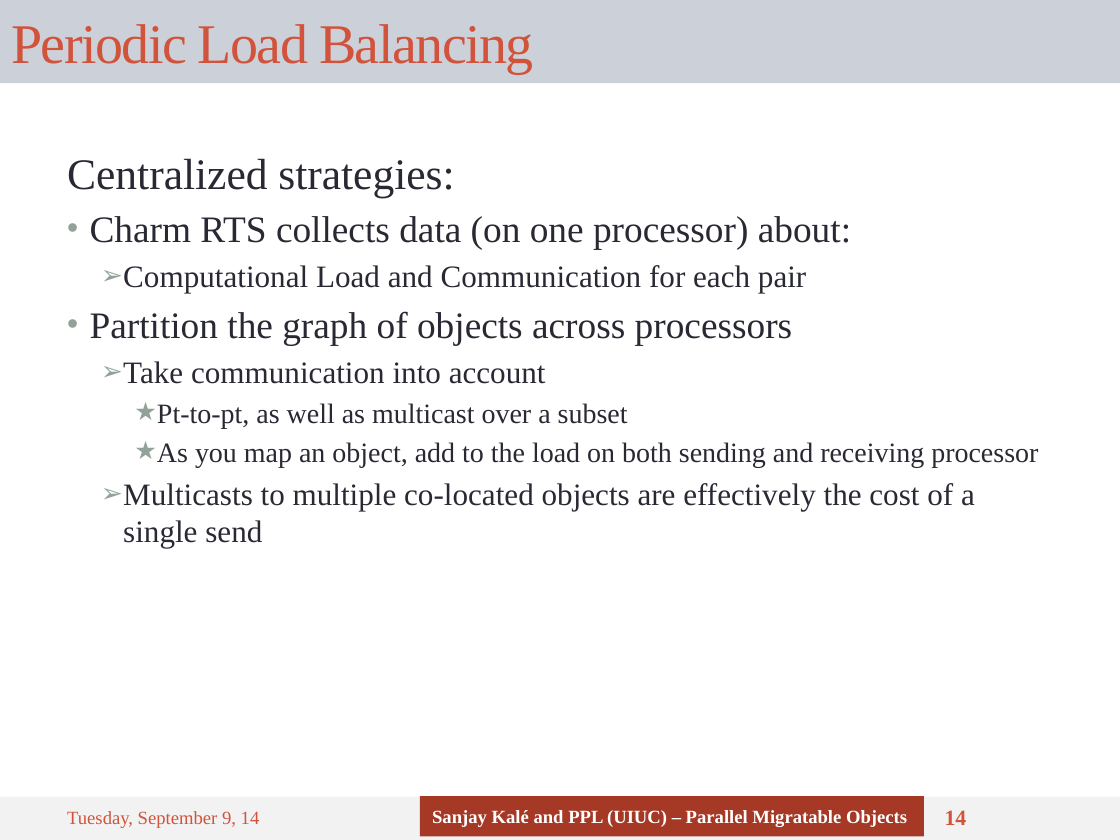
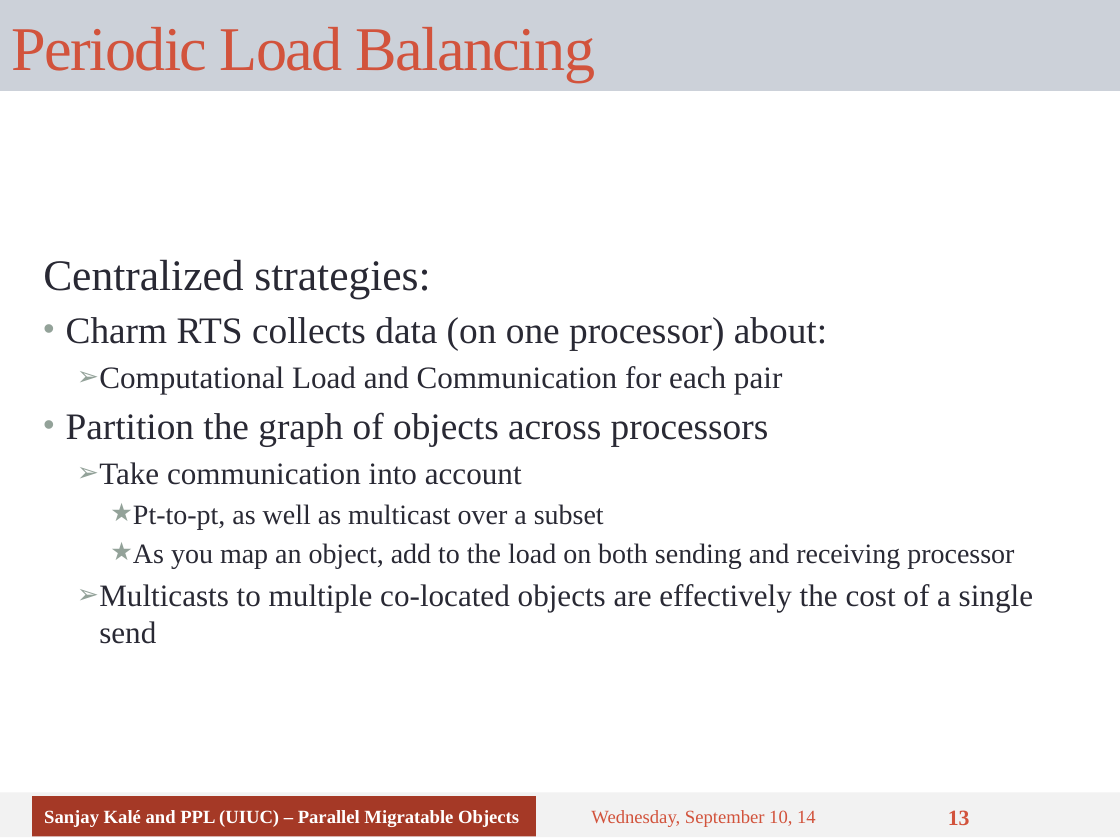
Before and after one commit to UIUC-PPL/charm_tutorial, a slide deck: slide 13 of tutorial-10-load_balancing.pptx (slide 14 before the commit). Drawn at 1120x840 pixels with LibreOffice and Linux fonts; fonts in the diff are those of the drawing. Boxes give left, top, right and bottom in pixels: in the first picture for what was removed or moved away, otherwise in the second. Text is boxed around its words. In the diff, an @@ line names an element or a change of style, - is before the commit and + after.

```diff
--- a/tutorial-10-load_balancing.pptx
+++ b/tutorial-10-load_balancing.pptx
@@ title "Periodic Load Balancing": place and size @@
-title "Periodic Load Balancing" at [0, 0, 1120, 83]
+title "Periodic Load Balancing" at [0, 0, 1120, 91]
@@ title "Periodic Load Balancing" at [0, 0, 1120, 91]: size 36 to 40 pt @@
@@ text "Centralized strategies:": place and size @@
-text "Centralized strategies:" at [67, 158, 1038, 548]
+text "Centralized strategies:" at [43, 259, 1033, 644]
@@ text "Centralized strategies:" at [43, 259, 1033, 644]: vertical alignment top to middle @@
@@ rectangle: place and size @@
-rectangle at [0, 797, 1120, 840]
+rectangle at [0, 793, 1120, 838]
@@ rectangle "Sanjay Kalé and PPL (UIUC) ...": place and size @@
-rectangle "Sanjay Kalé and PPL (UIUC) ..." at [420, 796, 924, 837]
+rectangle "Sanjay Kalé and PPL (UIUC) ..." at [32, 796, 536, 837]
@@ text at [591, 810, 816, 827]: text changed @@
-Tuesday, September 9, 14
+Wednesday, September 10, 14
@@ page number at [948, 810, 970, 825]: text changed @@
-14
+13
```
Also in this commit, not shown: 22 other slides changed, 1 slide removed.
